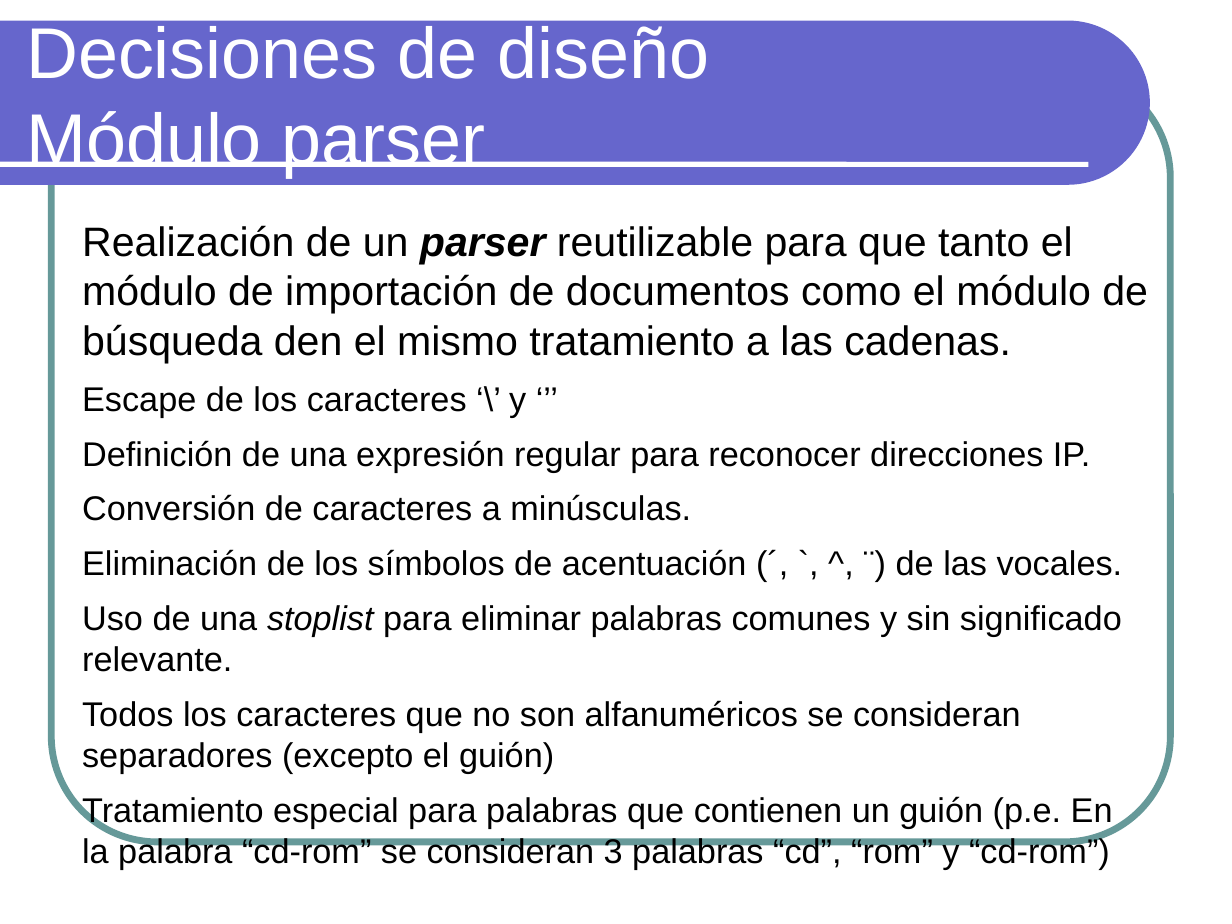
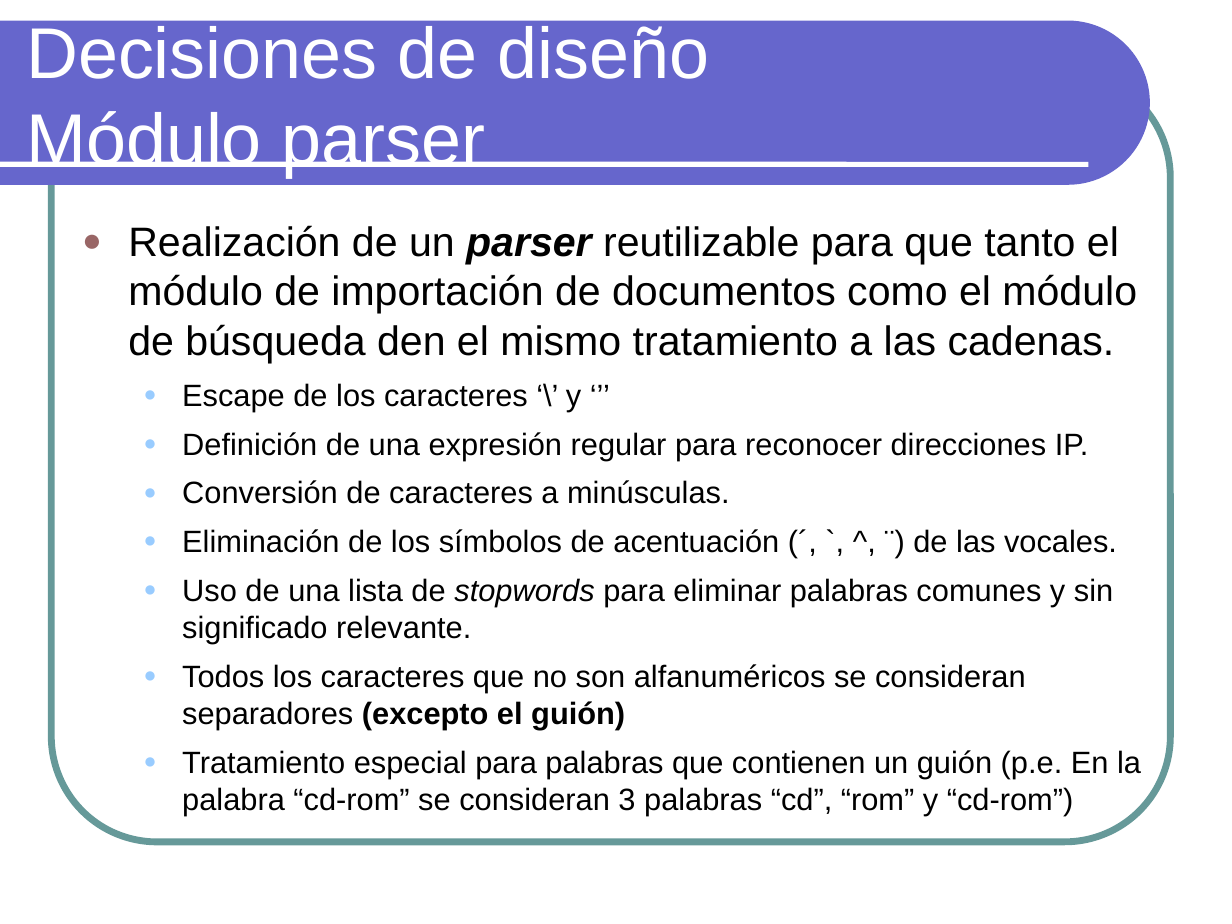
Before and after one commit to txedo/isi-practicas-5, a slide deck: slide 11 of ari/search-engine/doc/presentacion.odp. Drawn at 1232x924 pixels with LibreOffice and Linux fonts; fonts in the diff are those of the drawing. Boxes give left, top, right and bottom in pixels: in the first picture for what was removed or moved away, otherwise in the second. Text is boxed around its words. In the diff, an @@ line names an element or a change of style, - is before the commit and + after.

```diff
--- a/ari/search-engine/doc/presentacion.odp
+++ b/ari/search-engine/doc/presentacion.odp
@@ text at bbox=[128, 225, 1141, 815]: size 20 to 18 pt in "Escape de los caracteres ‘\’ y ‘’’", "Definición de una expresión regular para reconocer ...", "Conversión de caracteres a minúsculas.", "Eliminación de los símbolos de acentuación (´, ..." and 2 more places; bold on in "(excepto el guión)"; bullet none to ●; list level 1 to 2 in "Escape de los caracteres ‘\’ ..."; list level 1 to 2 in "Definición de una expresión regular ..."; list level 1 to 2 in "Conversión de caracteres a minúsculas."; list level 1 to 2 in "Eliminación de los símbolos de ..."; list level 1 to 2 in "Todos los caracteres que no ..."; list level 1 to 2 in "Tratamiento especial para palabras que ..." @@
@@ text at bbox=[182, 578, 1113, 644]: text changed; size 20 to 18 pt @@
-Uso de una stoplist para eliminar palabras comunes y sin significado relevante.
+  ● Uso de una lista de stopwords para eliminar palabras comunes y sin significado relevante.
```
Also in this commit, not shown: 17 other slides changed, 3 slides added, 1 slide removed, 4 other files.
